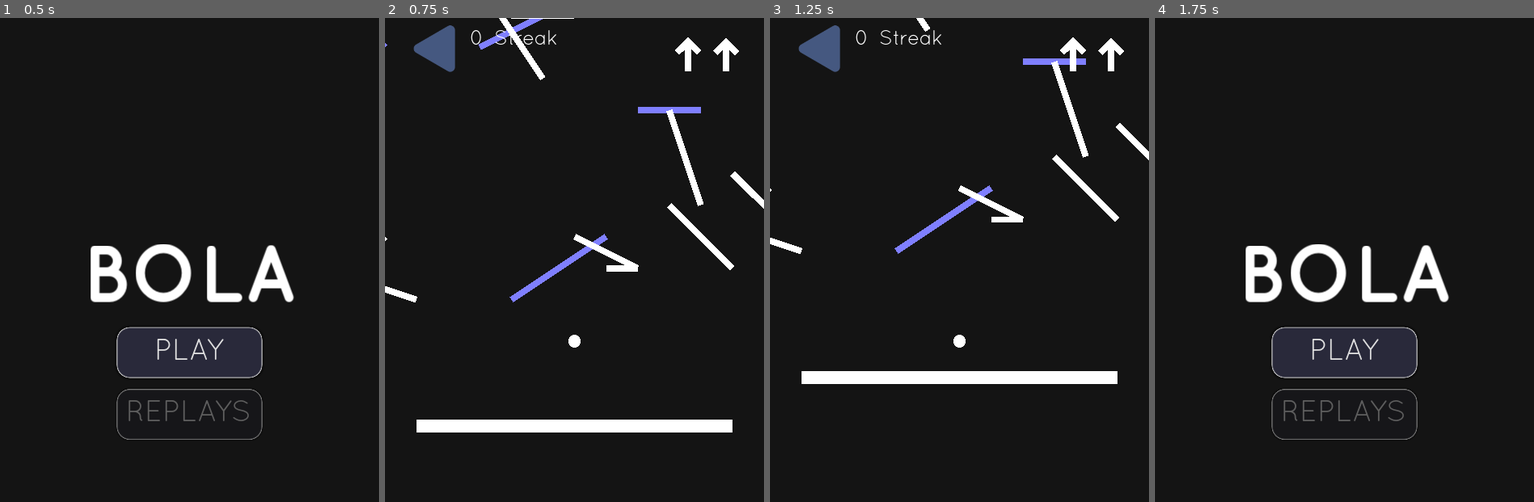
Above: before the commit, frames 1-4 (left to right).
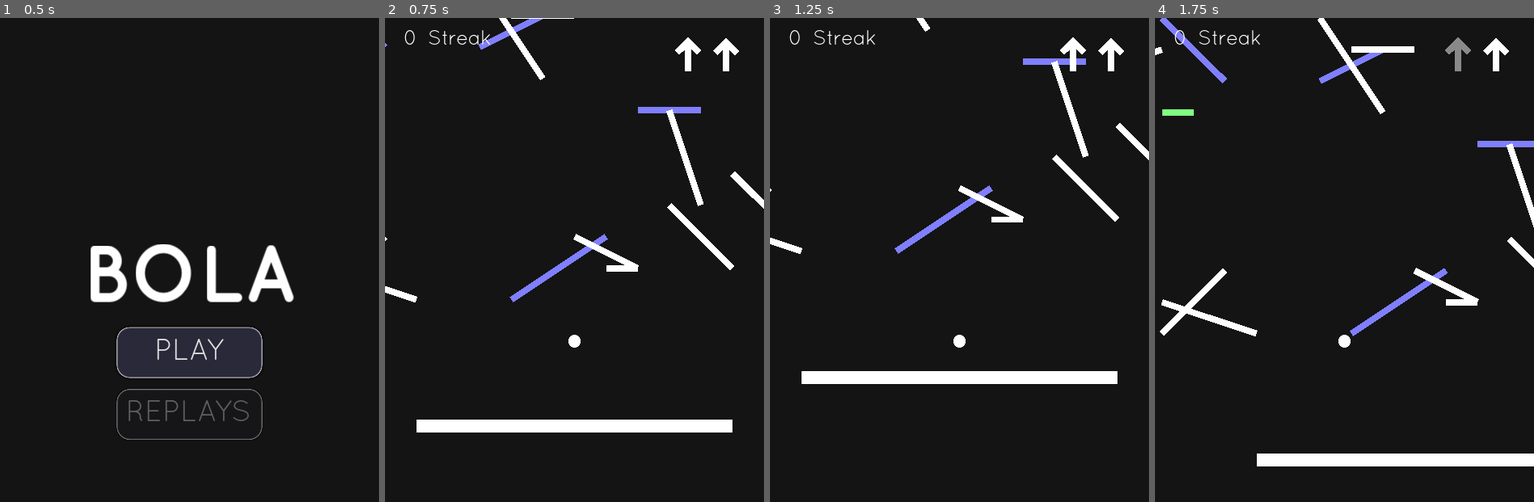
Above: after the commit, the same moments.

Repository: manglemix/Bola
Game: Godot game, scene res://levels/main_menu.tscn
The game is run twice, just before and just after one commit, with the same random seed, the same clock (stepped at 60 frames per second) and the same inputs.
Inputs (mouse positions are in pixels of both pictures, inside the frame that each line leads up to):
- Up to frame 1 (0.5 s): no input
- Up to frame 2 (0.75 s): click "PLAY" at 0.5 s
- Up to frame 3 (1.25 s): no input
- Up to frame 4 (1.75 s): click (1204, 47) at 1.27 s

Frame 1 is identical in both runs. In frame 2, 0.9% of the frame differs, in the area x 5-46%, y 1-12%; in frame 3, 0.9%; in frame 4, 13%, in the area x 0-100%, y 0-93%.

Commit message:
Added music

Diff:
--- /dev/null
+++ b/autoloads/music_player.gd
@@ -0,0 +1,46 @@
+extends AudioStreamPlayer
+
+
+const SONG_FOLDER := "res://songs/"
+
+var songs := []
+var song_index := 0
+
+
+func _ready():
+	var dir := Directory.new()
+	if dir.open(SONG_FOLDER) != OK:
+		return
+	if dir.list_dir_begin(true) != OK:
+		return
+
+	var song_name := dir.get_next()
+	while not song_name.empty():
+		if song_name.ends_with(".import"):
+			song_name = dir.get_next()
+			continue
+		var song = load(SONG_FOLDER + song_name)
+		if not song is AudioStream:
+			push_error(song_name + " is not an audio file!")
+			song_name = dir.get_next()
+			continue
+		songs.append(song)
+		song_name = dir.get_next()
+
+	songs.shuffle()
+	stream = songs[0]
+	song_index = 1
+	play()
+	# warning-ignore:return_value_discarded
+	connect("finished", self, "_on_finished")
+
+
+func _on_finished():
+	song_index += 1
+	if songs.size() == song_index:
+		song_index = 1
+		songs.shuffle()
+		stream = songs[0]
+		return
+	stream = songs[song_index]
+	play()
--- /dev/null
+++ b/default_bus_layout.tres
@@ -0,0 +1,9 @@
+[gd_resource type="AudioBusLayout" format=2]
+
+[resource]
+bus/1/name = "Music"
+bus/1/solo = false
+bus/1/mute = false
+bus/1/bypass_fx = false
+bus/1/volume_db = 0.0
+bus/1/send = "Master"
--- a/levels/main.tscn
+++ b/levels/main.tscn
@@ -1,11 +1,10 @@
-[gd_scene load_steps=13 format=2]
+[gd_scene load_steps=12 format=2]
 
 [ext_resource path="res://barriers/barrier.gd" type="Script" id=1]
 [ext_resource path="res://agents/player.tscn" type="PackedScene" id=2]
 [ext_resource path="res://Quicksand_Book.otf" type="DynamicFontData" id=3]
 [ext_resource path="res://levels/portal.tscn" type="PackedScene" id=4]
 [ext_resource path="res://ui/jump_icon.tscn" type="PackedScene" id=5]
-[ext_resource path="res://ui/back_button.tscn" type="PackedScene" id=6]
 
 [sub_resource type="GDScript" id=2]
 script/source = "extends RandomBarrierGrid
@@ -119,47 +118,33 @@
 margin_right = -20.0
 
 [node name="HBoxContainer2" type="HBoxContainer" parent="CanvasLayer/VBoxContainer"]
-margin_right = 242.0
+margin_right = 138.0
 margin_bottom = 30.0
 
-[node name="Control" type="Control" parent="CanvasLayer/VBoxContainer/HBoxContainer2"]
-margin_right = 100.0
-margin_bottom = 30.0
-rect_min_size = Vector2( 100, 0 )
-
-[node name="BackButton" parent="CanvasLayer/VBoxContainer/HBoxContainer2/Control" instance=ExtResource( 6 )]
-margin_left = 86.0
-margin_top = 66.0
-margin_right = 186.0
-margin_bottom = 166.0
-rect_rotation = 180.0
-rect_scale = Vector2( 0.75, 0.75 )
-
 [node name="Label" type="Label" parent="CanvasLayer/VBoxContainer/HBoxContainer2"]
-margin_left = 104.0
-margin_right = 127.0
+margin_right = 23.0
 margin_bottom = 30.0
 theme = SubResource( 5 )
 text = "0"
 script = SubResource( 3 )
 
 [node name="Label2" type="Label" parent="CanvasLayer/VBoxContainer/HBoxContainer2"]
-margin_left = 131.0
-margin_right = 242.0
+margin_left = 27.0
+margin_right = 138.0
 margin_bottom = 30.0
 theme = SubResource( 5 )
 text = " Streak"
 
 [node name="HBoxContainer" type="HBoxContainer" parent="CanvasLayer/VBoxContainer"]
-margin_left = 246.0
+margin_left = 142.0
 margin_right = 550.0
 margin_bottom = 30.0
 size_flags_horizontal = 3
 alignment = 2
 
 [node name="Control" type="Control" parent="CanvasLayer/VBoxContainer/HBoxContainer"]
-margin_left = 304.0
-margin_right = 304.0
+margin_left = 408.0
+margin_right = 408.0
 margin_bottom = 30.0
 
 [node name="JumpIcon" parent="CanvasLayer/VBoxContainer/HBoxContainer/Control" instance=ExtResource( 5 )]
@@ -170,4 +155,3 @@
 
 [connection signal="jumping" from="Player" to="Player" method="_on_jumping"]
 [connection signal="landed" from="Player" to="Player" method="_on_landed"]
-[connection signal="tree_exited" from="CanvasLayer/VBoxContainer/HBoxContainer2/Control/BackButton" to="CanvasLayer/VBoxContainer/HBoxContainer2/Control" method="queue_free"]
--- a/levels/replay.tscn
+++ b/levels/replay.tscn
@@ -56,9 +56,9 @@
 [node name="CanvasLayer" type="CanvasLayer" parent="."]
 
 [node name="BackButton" parent="CanvasLayer" instance=ExtResource( 3 )]
-margin_left = 40.0
+margin_left = 30.0
 margin_top = 20.0
-margin_right = 140.0
+margin_right = 95.0
 margin_bottom = 120.0
 rect_rotation = 180.0
 rect_scale = Vector2( 0.75, 0.75 )
--- a/project.godot
+++ b/project.godot
@@ -95,6 +95,7 @@
 
 GameState="*res://autoloads/game_state.gd"
 Replays="*res://autoloads/replays.gd"
+MusicPlayer="*res://autoloads/music_player.gd"
 
 [display]
 
Not shown, added: songs/Goldberg Variations, BWV 988 - 10 - Variatio 9 a 1 Clav. Canone alla Terza.mp3.import
Not shown, added: songs/Goldberg Variations, BWV 988 - 17 - Variatio 16 a 1 Clav. Ouverture.mp3.import
Not shown, added: songs/Goldberg Variations, BWV 988 - 22 - Variatio 21 Canone alla Settima.mp3.import
Not shown, added: songs/Goldberg Variations, BWV 988 - 26 - Variatio 25 a 2 Clav..mp3.import
Not shown, added: songs/Goldberg Variations, BWV. 988 - Variation 22.mp3.import
Not shown, added: songs/Goldberg Variations, BWV 988 - 10 - Variatio 9 a 1 Clav. Canone alla Terza.mp3
Not shown, added: songs/Goldberg Variations, BWV 988 - 17 - Variatio 16 a 1 Clav. Ouverture.mp3
Not shown, added: songs/Goldberg Variations, BWV 988 - 22 - Variatio 21 Canone alla Settima.mp3
Not shown, added: songs/Goldberg Variations, BWV 988 - 26 - Variatio 25 a 2 Clav..mp3
Not shown, added: songs/Goldberg Variations, BWV. 988 - Variation 22.mp3
